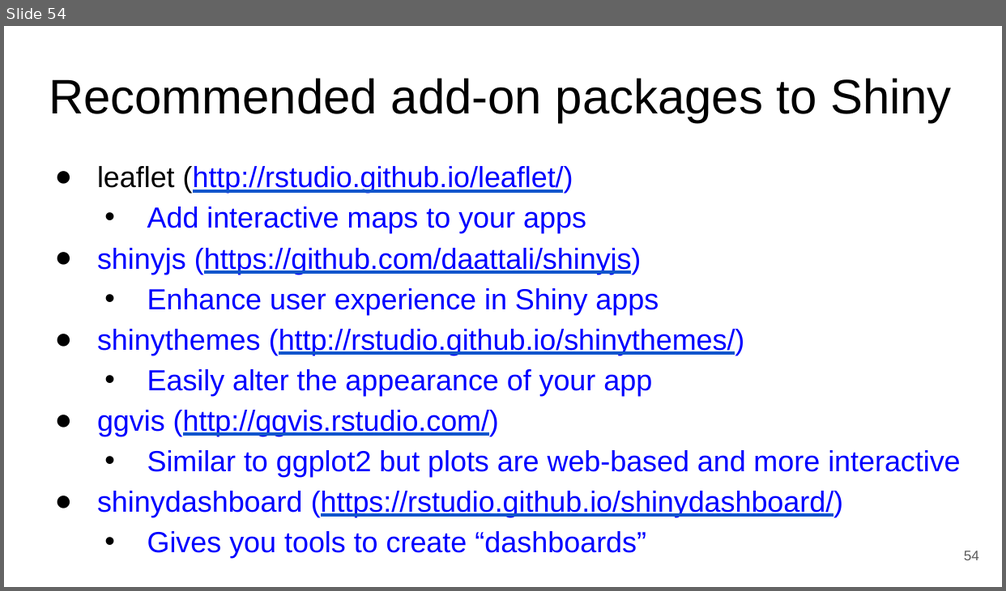
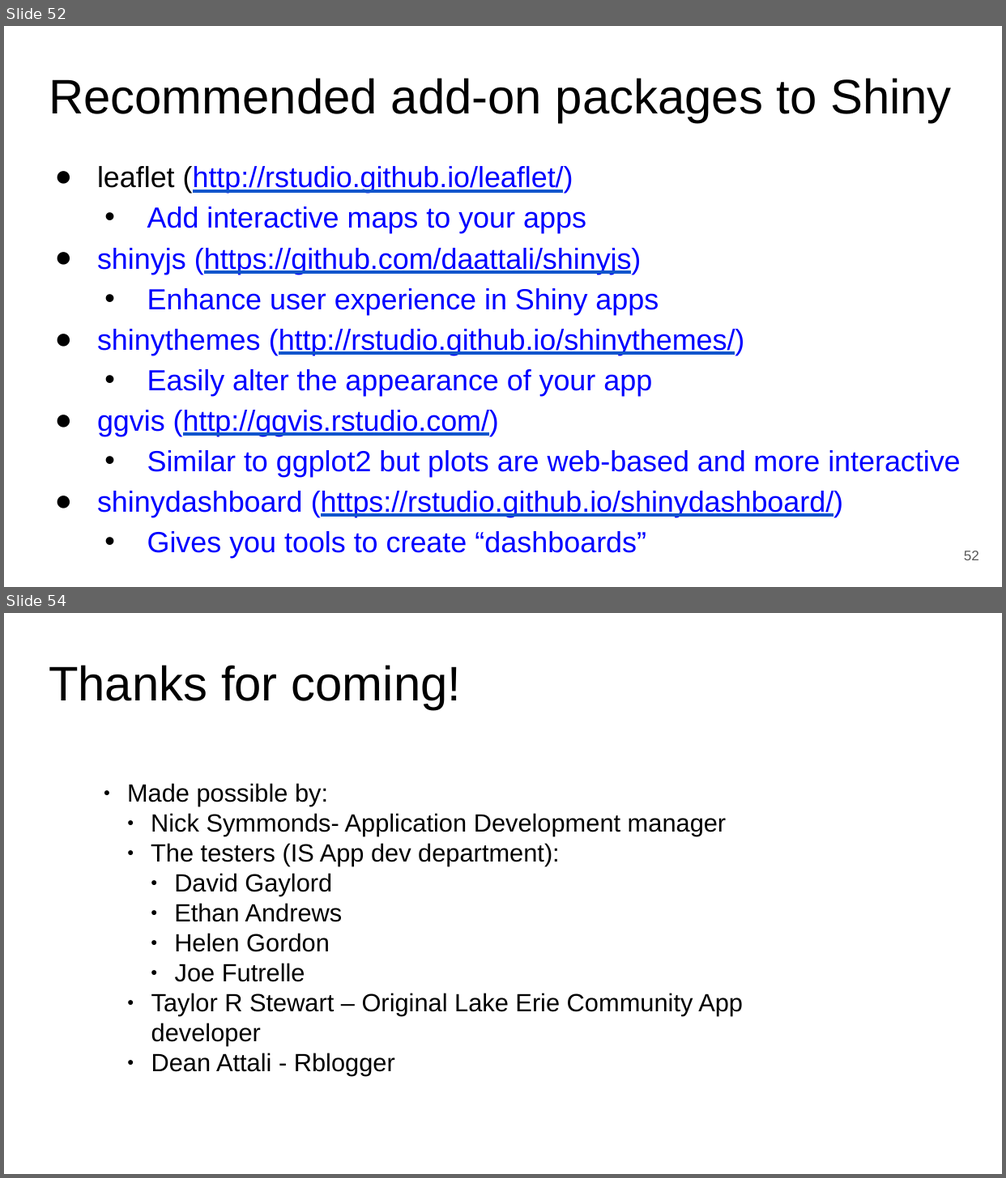
Before and after one commit to WHOIGit/Rshinypresentation, a slide deck: shinyRpresentation.odp. Shown one above the other, each under a label of ours: slide 54 before the commit, slides 52 and 54 after it; the slides between them are not shown. The pictures are 1006x591 and 1006x1178 pixels, drawn with LibreOffice and Linux fonts; fonts in the diff are those of the drawing. Boxes give left, top, right and bottom in pixels: in the first picture for what was removed or moved away, otherwise in the second. Text is boxed around its words. In the diff, an @@ line names an element or a change of style, - is before the commit and + after.

```diff
--- a/shinyRpresentation.odp
+++ b/shinyRpresentation.odp
@@ slide 54 added at box(4, 613, 1002, 1174), background #FFFFFF @@
@@ title added at box(49, 665, 462, 709), 35 pt, text #000000 @@
+Thanks for coming!
@@ text added at box(127, 783, 743, 1076), 18 pt, text #000000 @@
+● Made possible by:
+  ● Nick Symmonds- Application Development manager
+  ● The testers (IS App dev department):
+    ● David Gaylord
+    ● Ethan Andrews
+    ● Helen Gordon
+    ● Joe Futrelle
+  ● Taylor R Stewart – Original Lake Erie Community App developer
+  ● Dean Attali - Rblogger
@@ what was slide 54 is now slide 52 @@
@@ page number at box(964, 551, 979, 561): text changed @@
-54
+52
```
Also in this commit, not shown: 1 slide changed, 2 slides removed.
